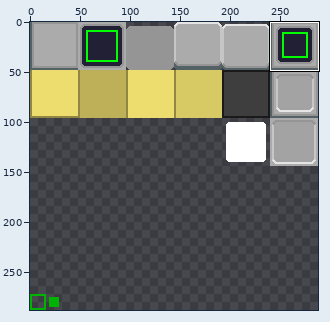
Sprite sheet, stored at assets/style_tex.png. Above: a wide view before the commit, with the close-up outlined.
Close-up. As it was:
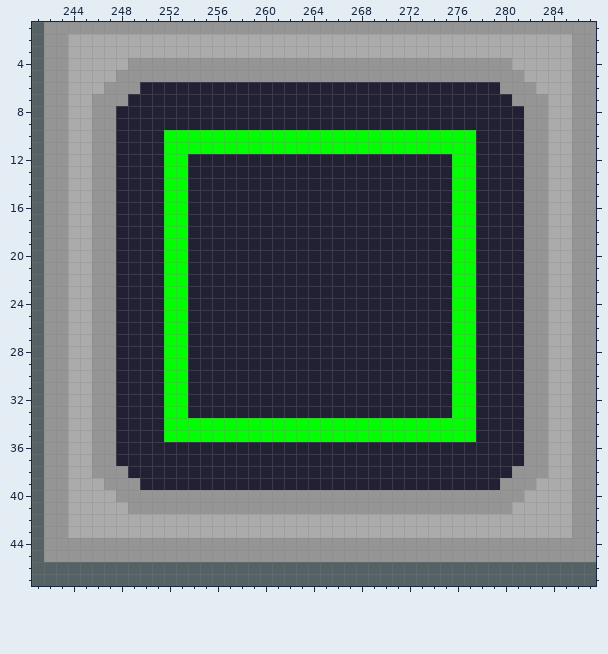
The file is 288x288 pixels. Shown: x 241..287, y 1..47. The commit also changed other parts of the picture, which this record leaves out.
New version:
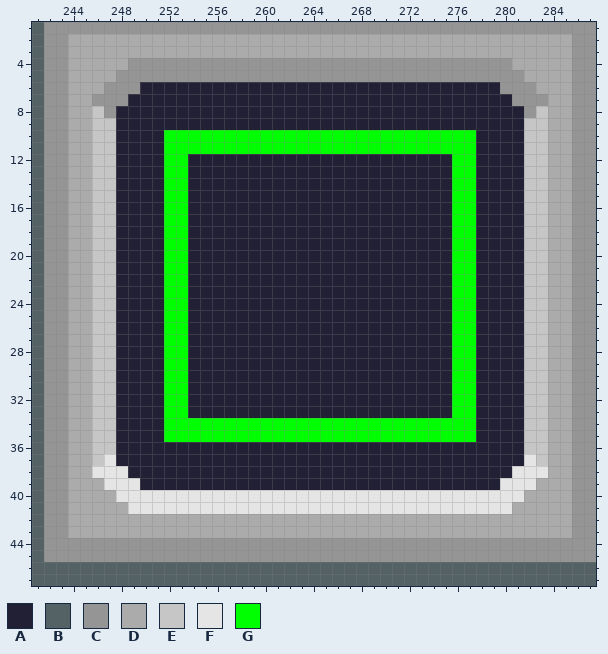
Palette (. is transparent): A #222034  B #546165  C #959595  D #ababab  E #c6c6c6  F #e5e5e5  G #00ff00
What changed:
Colour C gives way to colour E in row 8 at x 246 and 283; in rows 9 to 36 at x 246 to 247 and 282 to 283; in row 37 at x 246 and 283.
Colour C gives way to colour F in row 37 at x 247 and 282; in row 38 at x 246 to 248 and 281 to 283; in row 39 at x 247 to 249 and 280 to 282; in row 40 at x 248 to 281; in row 41 at x 249 to 280.
